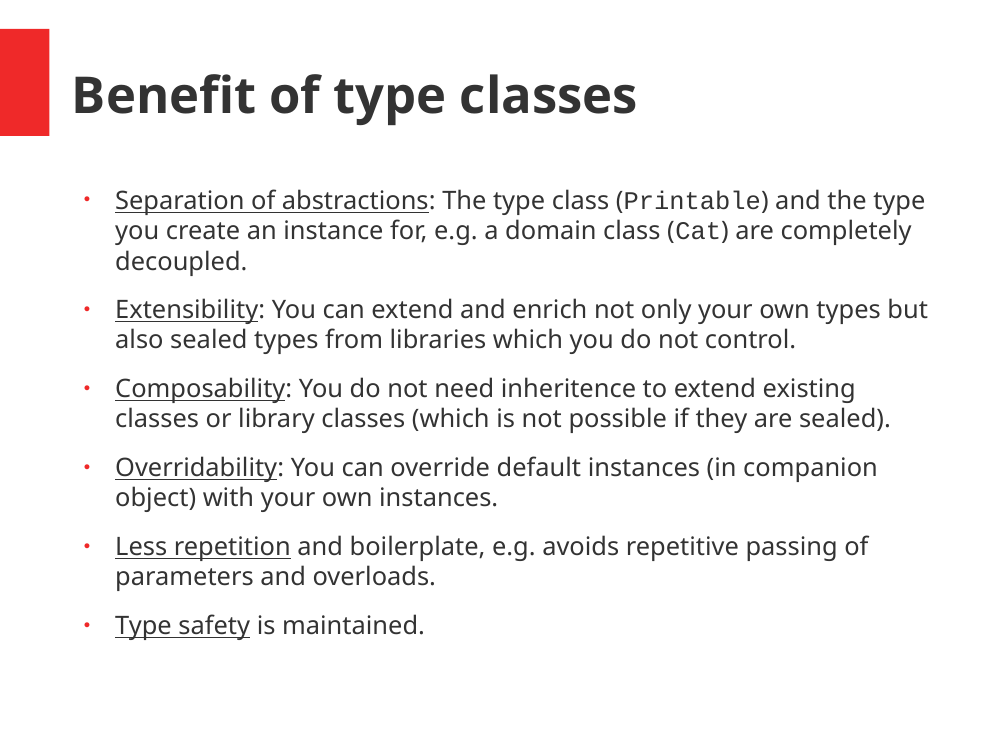
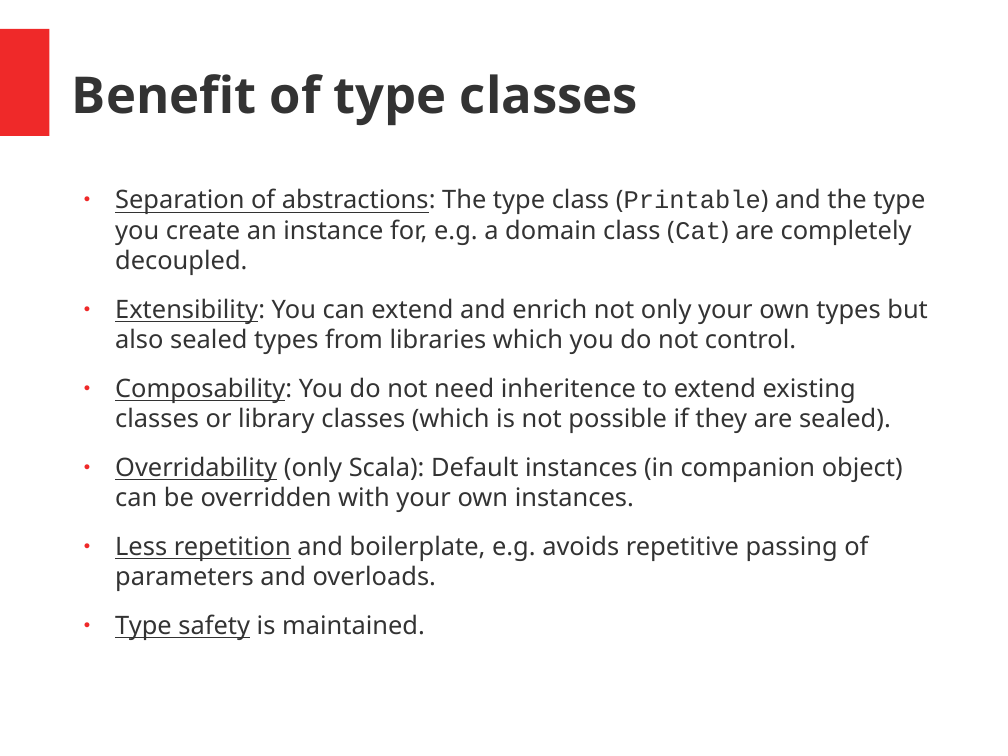
Before and after one commit to hermannhueck/typeclasses, a slide deck: slide 36 of Slides/TypeClasses.pptx. Drawn at 1008x756 pixels with LibreOffice and Linux fonts; fonts in the diff are those of the drawing. Boxes give left, top, right and bottom in pixels: in the first picture for what was removed or moved away, otherwise in the second. Text is boxed around its words. In the diff, an @@ line names an element or a change of style, - is before the commit and + after.

Commit message:
Slides: improved

```diff
--- a/Slides/TypeClasses.pptx
+++ b/Slides/TypeClasses.pptx
@@ text at bbox=[115, 456, 903, 512]: text changed @@
-● Overridability: You can override default instances (in companion object) with your own instances.
+● Overridability (only Scala): Default instances (in companion object) can be overridden with your own instances.
```
Also in this commit, not shown: 1 other file.
